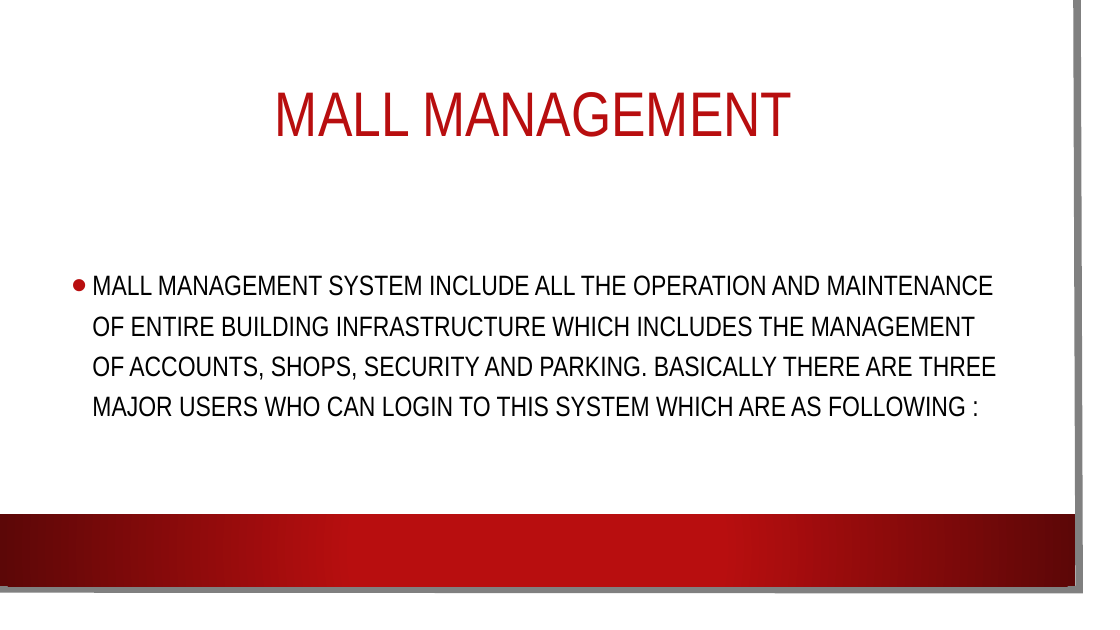
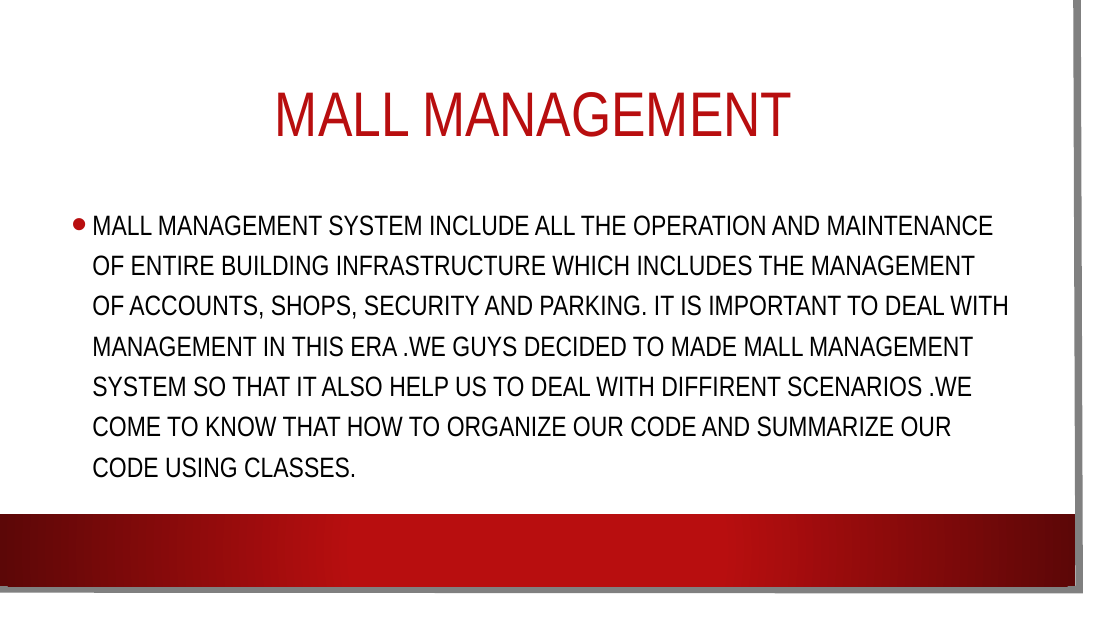
Before and after one commit to SyedKifayat1/OppFinalProject, a slide deck: slide 3 of Opp Project.pptx. Drawn at 1120x630 pixels with LibreOffice and Linux fonts; fonts in the diff are those of the drawing; background and template pictures are left out. Boxes give left, top, right and bottom in pixels: in the first picture for what was removed or moved away, otherwise in the second. Text is boxed around its words. In the diff, an @@ line names an element or a change of style, - is before the commit and + after.

Commit message:
UPDATED SLIDES

```diff
--- a/Opp Project.pptx
+++ b/Opp Project.pptx
@@ text at bbox=[92, 215, 1009, 478]: text changed @@
-• MALL MANAGEMENT SYSTEM INCLUDE ALL THE OPERATION AND MAINTENANCE OF ENTIRE BUILDING INFRASTRUCTURE WHICH INCLUDES THE MANAGEMENT OF ACCOUNTS, SHOPS, SECURITY AND PARKING. BASICALLY THERE ARE THREE MAJOR USERS WHO CAN LOGIN TO THIS SYSTEM WHICH ARE AS FOLLOWING :
+• MALL MANAGEMENT SYSTEM INCLUDE ALL THE OPERATION AND MAINTENANCE OF ENTIRE BUILDING INFRASTRUCTURE WHICH INCLUDES THE MANAGEMENT OF ACCOUNTS, SHOPS, SECURITY AND PARKING. IT IS IMPORTANT TO DEAL WITH MANAGEMENT IN THIS ERA .WE GUYS DECIDED TO MADE MALL MANAGEMENT SYSTEM SO THAT IT ALSO HELP US TO DEAL WITH DIFFIRENT SCENARIOS .WE COME TO KNOW THAT HOW TO ORGANIZE OUR CODE AND SUMMARIZE OUR CODE USING CLASSES.
```
Also in this commit, not shown: 10 other slides changed, 2 slides added.
